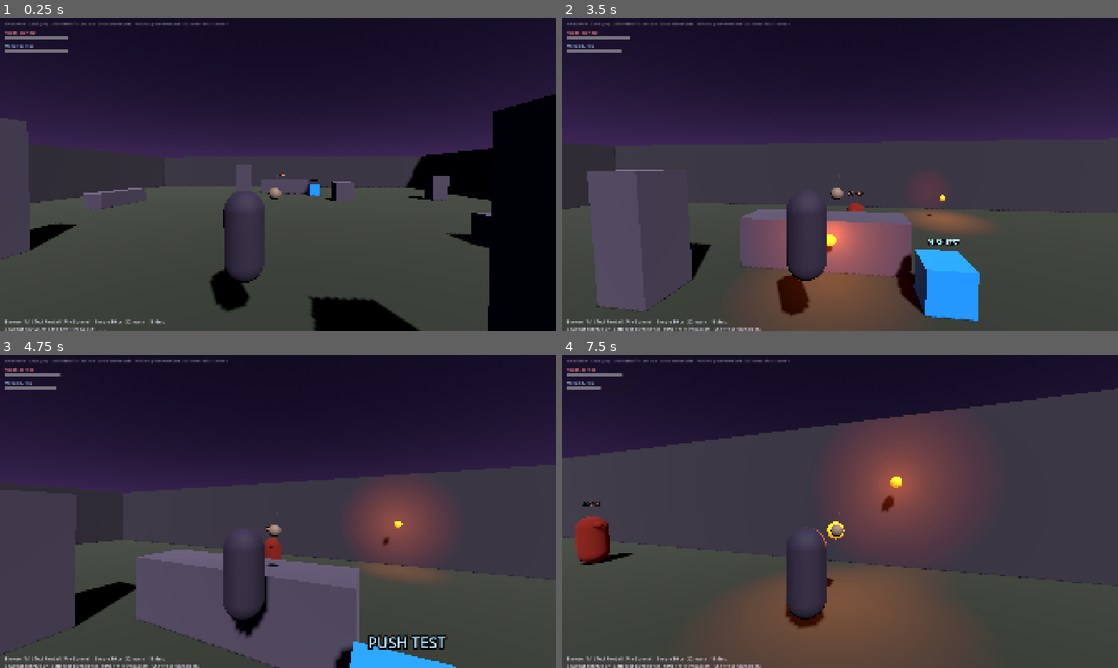
Above: before the commit, frames 1-4 (two rows, left to right).
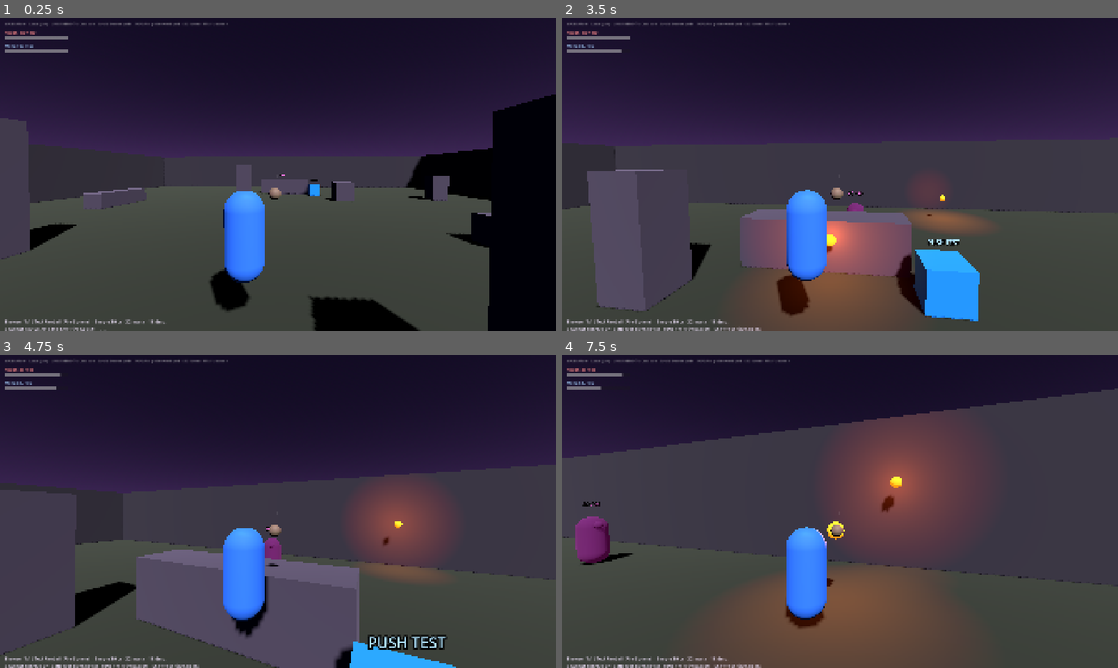
Above: after the commit, the same moments.

Repository: Jacarus/fpmager
Game: Godot game, scene res://Scenes/World/World.tscn
Two runs of this game, one before a commit and one after it. Both use one fixed random seed, a clock stepped at 60 frames per second and the inputs below. This scene is started directly instead of the project's main scene.
Inputs (mouse positions are in pixels of both pictures, inside the frame that each line leads up to):
- Up to frame 1 (0.25 s): no input
- Up to frame 2 (3.5 s): tap Enter at 0.5 s; move the mouse to (867, 174) at 0.52 s; hold W from 0.53 s (still down); tap Shift at 0.6 s; click (867, 174) at 0.67 s; tap Space at 0.77, 1.52, 3.02 s; move the mouse to (812, 174) at 1.27 s; tap 1 at 1.35 s; move the mouse to (851, 168) at 2.02 s; tap 2 at 2.1 s; move the mouse to (834, 180) at 2.77 s; tap 3 at 2.85 s; click (834, 180) at 2.92 s
- Up to frame 3 (4.75 s): keep holding W; move the mouse to (316, 514) at 3.52 s; tap Shift at 3.6 s; tap Space at 3.77, 4.52 s; move the mouse to (233, 508) at 4.27 s; tap 1 at 4.35 s
- Up to frame 4 (7.5 s): move the mouse to (845, 511) at 5.02 s; tap 2 at 5.1 s; click (845, 511) at 5.17 s; move the mouse to (817, 505) at 5.77 s; release W at 5.78 s; hold D 5.78-6.53 s; tap 3 at 5.85 s; tap Space at 6.02, 6.77 s; move the mouse to (867, 511) at 6.52 s; hold W from 6.53 s (still down); tap Shift at 6.6 s; move the mouse to (812, 511) at 7.27 s; tap 1 at 7.35 s; click (812, 511) at 7.42 s

The runs differ from the first frame. In frame 1, 2.0% of the frame differs, in the area x 40-52%, y 50-85%; in frame 2, 2.0%; in frame 3, 2.2%; in frame 4, 2.8%, in the area x 2-48%, y 47-85%.

Commit message:
Assign player colours and reserve NPC colour

Diff:
--- a/Scenes/NPC/BasicCaster.gd
+++ b/Scenes/NPC/BasicCaster.gd
@@ -20,6 +20,9 @@
 const REMOTE_INTERPOLATION_DELAY := 0.14
 const REMOTE_SNAPSHOT_LIMIT := 12
 const REMOTE_EXTRAPOLATION_LIMIT := 0.2
+const NPC_BODY_COLOR := Color(0.18, 0.07, 0.22)
+const NPC_EMISSION_COLOR := Color(1.0, 0.18, 0.82)
+const NPC_LABEL_COLOR := Color(1.0, 0.48, 0.92)
 
 var target: Node3D
 var _cooldown: float = 1.6
@@ -73,9 +76,9 @@
 	mesh_inst.mesh = mesh
 	mesh_inst.position.y = 0.75
 	var mat := StandardMaterial3D.new()
-	mat.albedo_color = Color(0.35, 0.08, 0.04)
+	mat.albedo_color = NPC_BODY_COLOR
 	mat.emission_enabled = true
-	mat.emission = Color(0.65, 0.12, 0.04)
+	mat.emission = NPC_EMISSION_COLOR
 	mat.emission_energy_multiplier = 0.25
 	mesh_inst.material_override = mat
 	_body.add_child(mesh_inst)
@@ -84,7 +87,7 @@
 	_health_label.position = Vector3(0.0, 1.9, 0.0)
 	_health_label.billboard = BaseMaterial3D.BILLBOARD_ENABLED
 	_health_label.font_size = 36
-	_health_label.modulate = Color(1.0, 0.55, 0.45)
+	_health_label.modulate = NPC_LABEL_COLOR
 	add_child(_health_label)
 	_update_health_label()
 
--- a/Scenes/Player/Player.gd
+++ b/Scenes/Player/Player.gd
@@ -99,6 +99,8 @@
 var _remote_beam_origin: Vector3
 var _remote_beam_target: Vector3
 var _remote_beam_last_update_time: float = 0.0
+var _player_color: Color = Color(0.18, 0.14, 0.24)
+var _body_material: StandardMaterial3D
 var _charging_sphere_spell: SpellDefinition
 var _charging_sphere_time: float = 0.0
 var _charging_sphere_paid_size: int = 0
@@ -125,6 +127,13 @@
 	_remote_snapshots.clear()
 
 
+func set_player_color(color: Color) -> void:
+	_player_color = color
+	if _body_material != null:
+		_body_material.albedo_color = _player_color
+		_body_material.emission = _player_color
+
+
 func get_network_peer_id() -> int:
 	return _network_peer_id
 
@@ -204,16 +213,19 @@
 
 
 func _build_visible_mage() -> void:
-	var body_mat := StandardMaterial3D.new()
-	body_mat.albedo_color = Color(0.18, 0.14, 0.24)
-	body_mat.roughness = 0.8
+	_body_material = StandardMaterial3D.new()
+	_body_material.albedo_color = _player_color
+	_body_material.emission_enabled = true
+	_body_material.emission = _player_color
+	_body_material.emission_energy_multiplier = 0.12
+	_body_material.roughness = 0.8
 
 	var body := MeshInstance3D.new()
 	var body_mesh := CapsuleMesh.new()
 	body_mesh.radius = 0.32
 	body_mesh.height = 1.45
 	body.mesh = body_mesh
-	body.material_override = body_mat
+	body.material_override = _body_material
 	body.position.y = 0.8
 	add_child(body)
 
--- a/Scenes/World/World.gd
+++ b/Scenes/World/World.gd
@@ -8,10 +8,17 @@
 const PushTestTargetScript = preload("res://Scenes/World/PushTestTarget.gd")
 const SpellNetworkCodecScript = preload("res://Scripts/SpellNetworkCodec.gd")
 const PLAYER_LOADOUT_CREDIT_LIMIT := 120
+const PLAYER_COLORS: Array[Color] = [
+	Color(0.2, 0.48, 1.0),
+	Color(1.0, 0.28, 0.22),
+	Color(0.18, 0.85, 0.42),
+	Color(1.0, 0.78, 0.18),
+]
 
 var _player: Node3D
 var _players_root: Node3D
 var _players: Dictionary = {}
+var _player_color_indices: Dictionary = {}
 var _basic_caster: Node3D
 var _basic_casters: Dictionary = {}
 var _creator_layer: CanvasLayer
@@ -49,7 +56,7 @@
 		if not multiplayer.peer_disconnected.is_connected(_on_peer_disconnected):
 			multiplayer.peer_disconnected.connect(_on_peer_disconnected)
 		if not _is_dedicated_server():
-			_spawn_player_for_peer(1, Vector3(0, 1.0, 8))
+			_spawn_player_for_peer(1, Vector3(0, 1.0, 8), _assign_player_color(1))
 		_spawn_configured_bots()
 	else:
 		_request_world_state.rpc_id(1)
@@ -129,6 +136,8 @@
 func _spawn_single_player() -> void:
 	var player := PlayerScene.instantiate()
 	player.position = Vector3(0, 1.0, 8)
+	if player.has_method("set_player_color"):
+		player.set_player_color(PLAYER_COLORS[0])
 	_players_root.add_child(player)
 	_player = player
 
@@ -141,7 +150,7 @@
 	for existing_peer_id in _players.keys():
 		var player := _players[existing_peer_id] as Node3D
 		if player != null:
-			_spawn_player_for_peer.rpc_id(peer_id, int(existing_peer_id), player.global_position)
+			_spawn_player_for_peer.rpc_id(peer_id, int(existing_peer_id), player.global_position, _get_player_color(int(existing_peer_id)))
 	for bot_id in _basic_casters.keys():
 		var caster := _basic_casters[bot_id] as Node3D
 		if caster != null:
@@ -155,17 +164,19 @@
 	_send_active_spell_impacts(peer_id)
 	if not _players.has(peer_id):
 		var spawn_position := _get_spawn_position(_players.size())
-		_spawn_player_for_peer.rpc(peer_id, spawn_position)
+		_spawn_player_for_peer.rpc(peer_id, spawn_position, _assign_player_color(peer_id))
 
 
 @rpc("authority", "call_local", "reliable")
-func _spawn_player_for_peer(peer_id: int, spawn_position: Vector3) -> void:
+func _spawn_player_for_peer(peer_id: int, spawn_position: Vector3, player_color: Color = Color(0.18, 0.14, 0.24)) -> void:
 	if _players.has(peer_id):
 		return
 	var player := PlayerScene.instantiate()
 	player.name = "Player_%d" % peer_id
 	if player.has_method("setup_multiplayer"):
 		player.setup_multiplayer(peer_id, peer_id == multiplayer.get_unique_id())
+	if player.has_method("set_player_color"):
+		player.set_player_color(player_color)
 	player.position = spawn_position
 	_players_root.add_child(player)
 	_players[peer_id] = player
@@ -175,6 +186,7 @@
 
 
 func _on_peer_disconnected(peer_id: int) -> void:
+	_player_color_indices.erase(peer_id)
 	_despawn_player_for_peer.rpc(peer_id)
 
 
@@ -187,6 +199,28 @@
 	if _player == player:
 		_player = null
 	_refresh_basic_caster_target()
+
+
+func _assign_player_color(peer_id: int) -> Color:
+	if _player_color_indices.has(peer_id):
+		return PLAYER_COLORS[int(_player_color_indices[peer_id])]
+	var used := {}
+	for value in _player_color_indices.values():
+		used[int(value)] = true
+	for i in range(PLAYER_COLORS.size()):
+		if not used.has(i):
+			_player_color_indices[peer_id] = i
+			return PLAYER_COLORS[i]
+	var fallback_index: int = abs(peer_id) % PLAYER_COLORS.size()
+	_player_color_indices[peer_id] = fallback_index
+	return PLAYER_COLORS[fallback_index]
+
+
+func _get_player_color(peer_id: int) -> Color:
+	if multiplayer.multiplayer_peer != null and multiplayer.is_server():
+		return _assign_player_color(peer_id)
+	var index := int(_player_color_indices.get(peer_id, 0))
+	return PLAYER_COLORS[clampi(index, 0, PLAYER_COLORS.size() - 1)]
 
 
 func _get_spawn_position(index: int) -> Vector3:
@@ -339,7 +373,7 @@
 		else:
 			_server_set_peer_in_creator.rpc_id(1, false)
 	else:
-		_spawn_player_for_peer(peer_id, _get_spawn_position(_players.size()))
+		_spawn_player_for_peer(peer_id, _get_spawn_position(_players.size()), _assign_player_color(peer_id))
 
 
 @rpc("any_peer", "reliable")
@@ -361,7 +395,7 @@
 		if not _peers_in_creator.has(peer_id):
 			return
 		_peers_in_creator.erase(peer_id)
-		_spawn_player_for_peer.rpc(peer_id, _get_spawn_position(_players.size()))
+		_spawn_player_for_peer.rpc(peer_id, _get_spawn_position(_players.size()), _get_player_color(peer_id))
 
 
 func _show_spell_creator_overlay() -> void:
Not shown, changed: Docs/Gameplay.md
